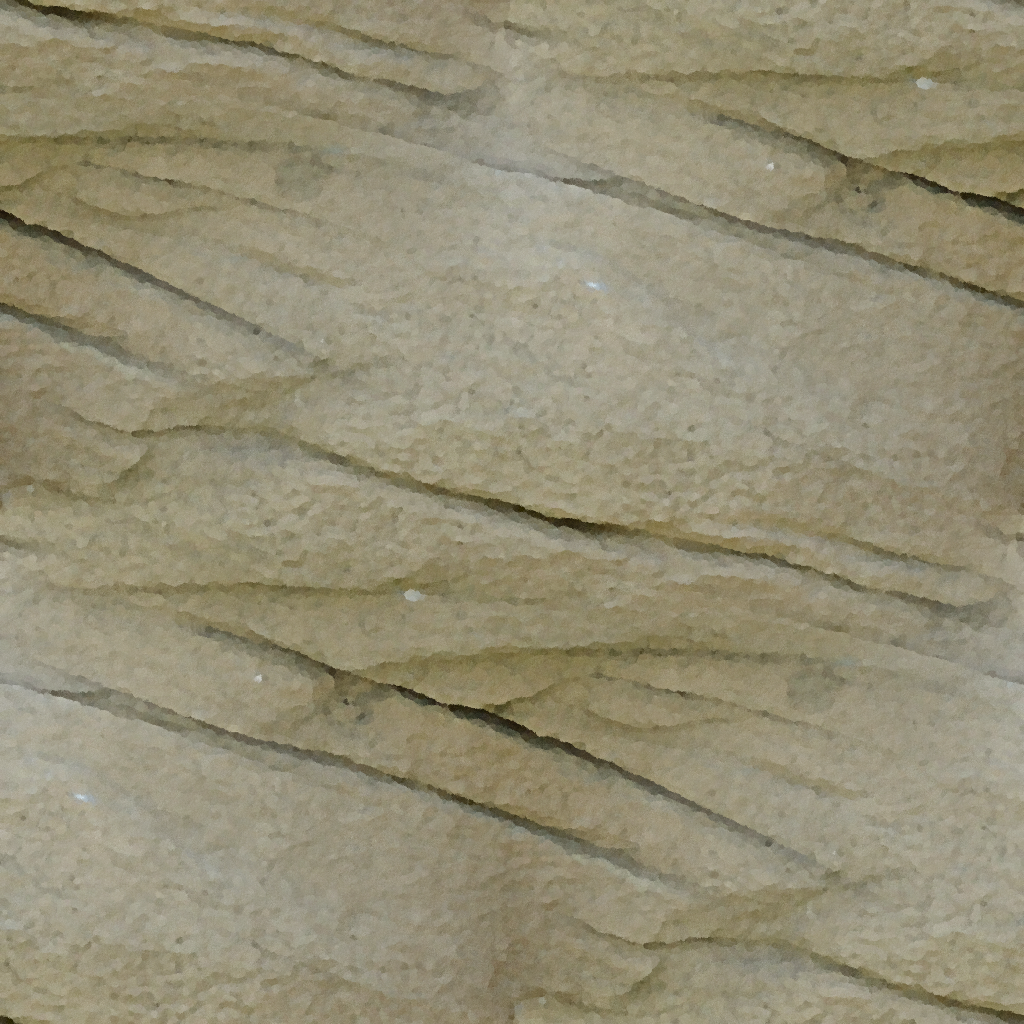
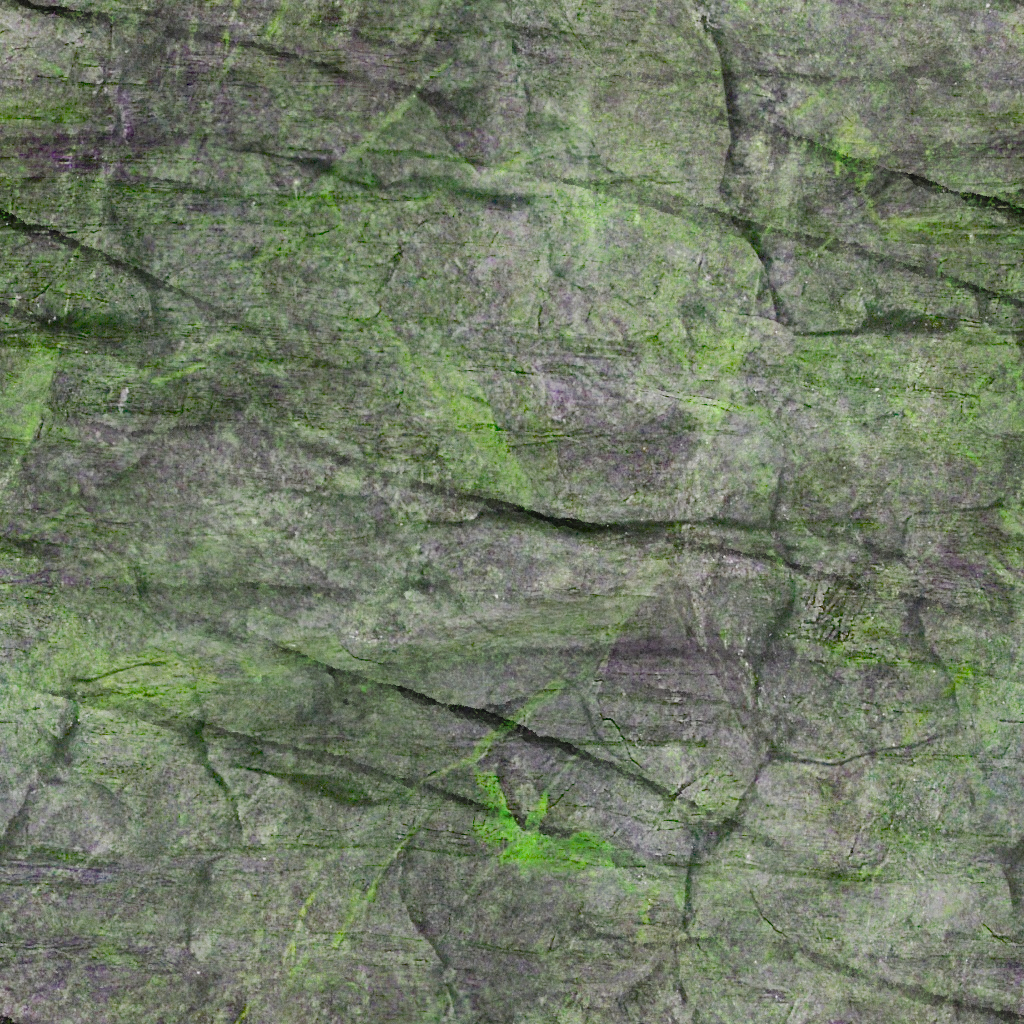
Revision of a layered 1024×1024 image; what changed, layer by layer:
added layer "Layer #1" (hard light) above "stktex_generic_rockA.png" over [0, 0, 1024, 1024]
painted on "stktex_generic_rockA.png" over [0, 0, 1024, 1024]
